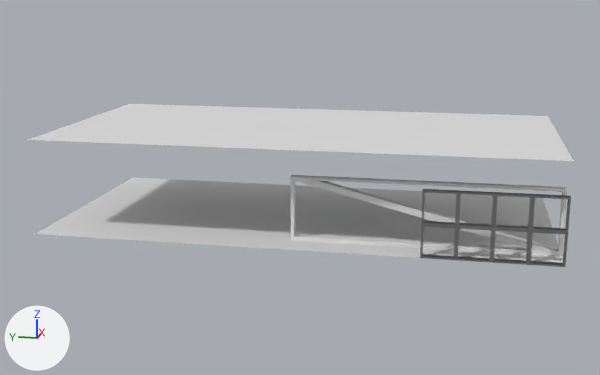
One commit to the Blender file Tests/Content/FacadeExporter.blend: the scene before it, then after it.
Camera for both pictures: a 50 mm camera at (-22.93, 2.92, 7.65) aimed at (3.64, 8.23, 1.0). The axes (+X, +Y, +Z) are drawn at lower left. The lights are the same throughout.
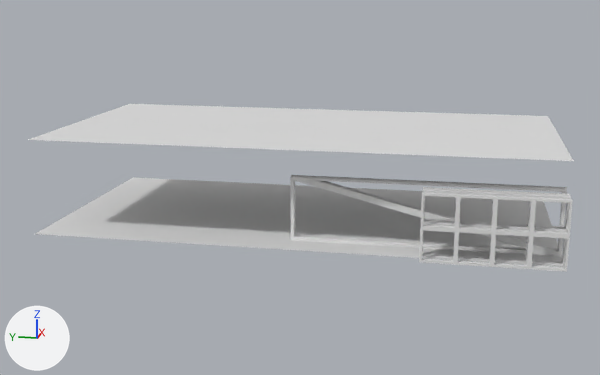
Where the change shows, as pixel boxes [x1, y1, x2, y2] in the pictures (600 x 375 px):
'Cube.002', mesh moved, modifiers changed
    before: [420, 189, 571, 267]
    after: [419, 187, 573, 272]
'Cube.001', unchanged, uncovered by the edit
    before: [428, 191, 571, 267]
    after: [422, 189, 571, 267]

The change, as a diff of the scene's bpy script:
```diff
--- a/Tests/Content/FacadeExporter.blend.py
+++ b/Tests/Content/FacadeExporter.blend.py
@@ me_cube_002 @@
 me_cube_002.from_pydata(...)  # 150 vertices, 164 faces; spans x 0.0..0.18, y 0.0..4.0, z 0.0..2.0
 # used by ob_cube_002; location = (0.0, 0.0, 0.0)
+# me_cube_002 part 1: the whole mesh is moved by (0.2, 0.0, 0.0)
 me_cube_002.materials.append(mat_wall)
@@ ob_cube_002 @@
 ob_cube_002.location = (0.0, 0.0, 0.0)
+_m = ob_cube_002.modifiers.new('Mirror', 'MIRROR')
```
